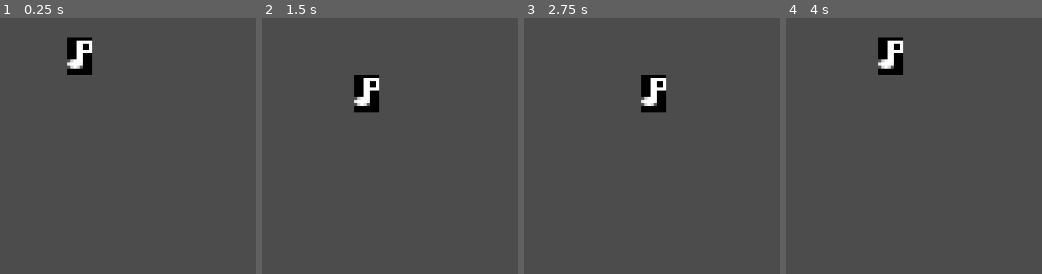
Above: before the commit, frames 1-4 (left to right).
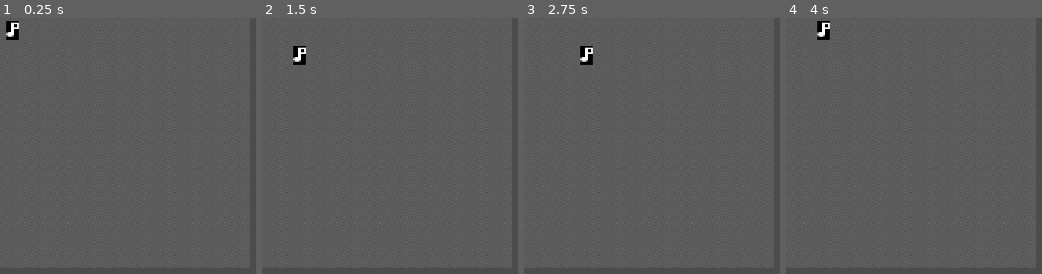
Above: after the commit, the same moments.

Repository: redxaxder/7DRL2023
Game: Godot game, scene res://testbed.tscn
Same seed, same stepped clock (60 frames per second), same inputs: the game is played once before the commit and once after it. The project has no main scene, so this scene is started directly.
Inputs:
- Up to frame 1 (0.25 s): no input
- Up to frame 2 (1.5 s): tap Enter at 0.5 s; hold D (right) 0.53-1.28 s; tap Space at 1.25 s; hold S (down) from 1.28 s (still down)
- Up to frame 3 (2.75 s): tap Enter at 2 s; release S (down) at 2.03 s; hold D (right) from 2.03 s (still down)
- Up to frame 4 (4 s): tap Space at 2.75 s; release D (right) at 2.78 s; hold W (up) 2.78-3.53 s; tap Enter at 3.5 s; hold A (left) from 3.53 s (still down)

The runs differ from the first frame. In frame 1, 9.1% of the frame differs, in the area x 0-98%, y 0-98%; in frame 2, 9.1%; in frame 3, 9.1%; in frame 4, 9.1%.

Commit message:
added dance floor

Diff:
--- /dev/null
+++ b/dance_floor_background.gd
@@ -0,0 +1,38 @@
+tool
+extends GridContainer
+
+export var pattern: String = "A" setget set_pattern
+
+export var width: int = 10 setget set_width
+export var height: int = 10 setget set_height
+
+const Tile = preload("res://floor_tile.tscn")
+
+
+func _ready():
+	_reload_tiles()
+
+func set_width(i: int):
+	width = i
+	columns = i
+	_reload_tiles()
+
+func set_height(i: int):
+	height = i
+	_reload_tiles()
+
+func _reload_tiles():
+	self.columns = width
+	for c in self.get_children():
+		c.queue_free()
+	for _x in range(width):
+		for _y in range(height):
+			var tile = Tile.instance()
+			tile.set_pattern(pattern)
+			add_child(tile)
+
+
+func set_pattern(p: String):
+	pattern = p
+	for c in self.get_children():
+		c.set_pattern(p)
--- /dev/null
+++ b/floor_tile.gd
@@ -0,0 +1,15 @@
+tool
+extends Control
+
+var pattern: String setget set_pattern
+
+func _ready():
+	if $HBoxContainer/Label:
+		$HBoxContainer/Label.text = pattern
+	else:
+		print("aaa")
+
+func set_pattern(s: String):
+	pattern = s
+	if $HBoxContainer/Label:
+		$HBoxContainer/Label.text = pattern
--- /dev/null
+++ b/floor_tile.tres
@@ -0,0 +1,10 @@
+[gd_resource type="Theme" load_steps=3 format=2]
+
+[ext_resource path="res://resources/SeamlessPatternIcons.ttf" type="DynamicFontData" id=1]
+
+[sub_resource type="DynamicFont" id=1]
+size = 32
+font_data = ExtResource( 1 )
+
+[resource]
+Label/fonts/font = SubResource( 1 )
--- /dev/null
+++ b/floor_tile.tscn
@@ -0,0 +1,21 @@
+[gd_scene load_steps=2 format=2]
+
+[ext_resource path="res://floor_tile.gd" type="Script" id=1]
+
+[node name="Tile" type="Control"]
+margin_right = 32.0
+margin_bottom = 32.0
+rect_min_size = Vector2( 32, 32 )
+script = ExtResource( 1 )
+
+[node name="HBoxContainer" type="HBoxContainer" parent="."]
+anchor_right = 1.0
+anchor_bottom = 1.0
+alignment = 1
+
+[node name="Label" type="Label" parent="HBoxContainer"]
+margin_left = 11.0
+margin_top = 9.0
+margin_right = 20.0
+margin_bottom = 23.0
+text = "A"
--- a/glyph.gd
+++ b/glyph.gd
@@ -7,7 +7,7 @@
 
 const cell_width: int = 64
 const cell_height: int = 96
-const scale_factor: float = 1.0 / 2.0
+const scale_factor: float = 1.0 / 4.0
 const cell_size: Vector2 = Vector2(cell_width,cell_height)
 
 export var index: int = -1 setget set_index
--- a/testbed.gd
+++ b/testbed.gd
@@ -2,6 +2,7 @@
 
 export var gamestate: Resource = Core.new_game()
 
+onready var dance_floor = $Control/dance_floor
 var glyphs: Array = []
 
 func _ready():
@@ -9,7 +10,7 @@
 	for d in gamestate.dancers:
 		var g = get_dancer_glyph(d)
 		glyphs.append(g)
-		$dance_floor.add_child(g)
+		dance_floor.add_child(g)
 
 func _unhandled_input(event):
 	var dir: int = -1
@@ -28,7 +29,7 @@
 func _on_character_moved(moved_to: Vector2, character: Dancer):
 	glyphs[character.id].position = dancer_screen_pos(moved_to)
 
-const tile_size = Glyph.cell_size / 2.0
+const tile_size = Vector2(32,32)
 func dancer_screen_pos(game_coord: Vector2) -> Vector2:
 	return game_coord * tile_size
 
--- a/testbed.tscn
+++ b/testbed.tscn
@@ -1,12 +1,31 @@
-[gd_scene load_steps=2 format=2]
+[gd_scene load_steps=4 format=2]
 
+[ext_resource path="res://floor_tile.tres" type="Theme" id=1]
 [ext_resource path="res://testbed.gd" type="Script" id=3]
+[ext_resource path="res://dance_floor_background.gd" type="Script" id=4]
 
 [node name="Node2D" type="Node2D"]
 script = ExtResource( 3 )
 
-[node name="dance_floor" type="Control" parent="."]
-margin_left = 102.0
-margin_top = 49.0
-margin_right = 606.0
-margin_bottom = 369.0
+[node name="Control" type="Control" parent="."]
+margin_right = 320.0
+margin_bottom = 320.0
+
+[node name="dance_floor_background" type="GridContainer" parent="Control"]
+modulate = Color( 1, 1, 1, 0.184314 )
+anchor_right = 1.0
+anchor_bottom = 1.0
+theme = ExtResource( 1 )
+custom_constants/vseparation = 0
+custom_constants/hseparation = 0
+columns = 10
+script = ExtResource( 4 )
+pattern = "D"
+
+[node name="dance_floor" type="Control" parent="Control"]
+anchor_right = 1.0
+anchor_bottom = 1.0
+margin_left = 16.0
+margin_top = 16.0
+margin_right = 16.0
+margin_bottom = 16.0
Binary file added: resources/SeamlessPatternIcons.ttf
